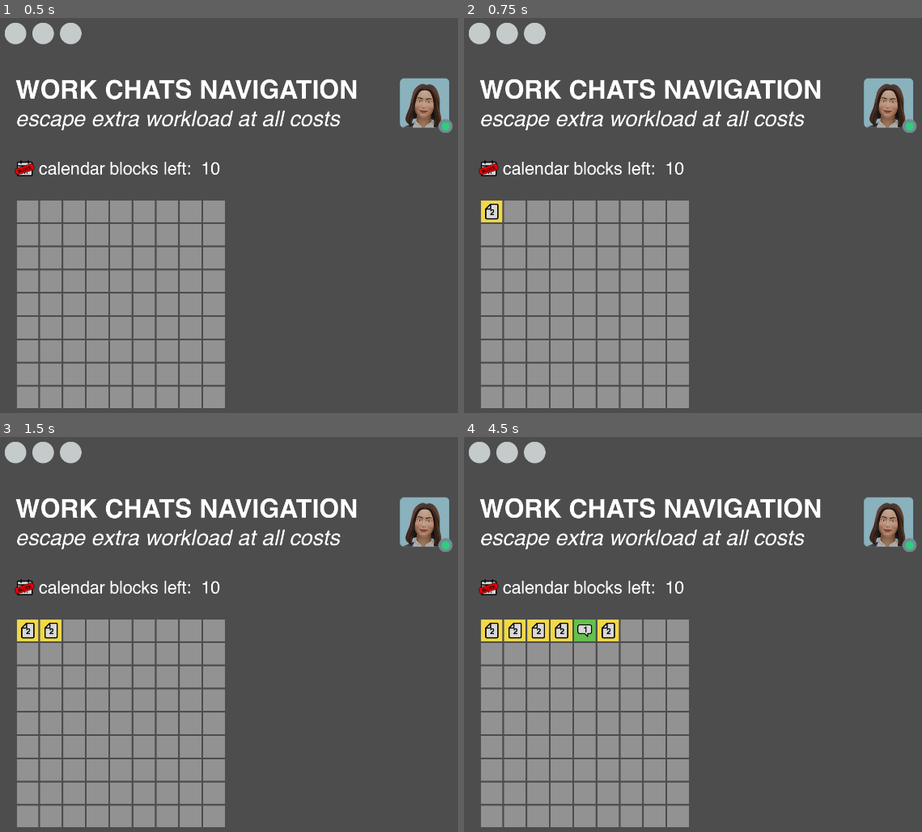
Above: before the commit, frames 1-4 (two rows, left to right).
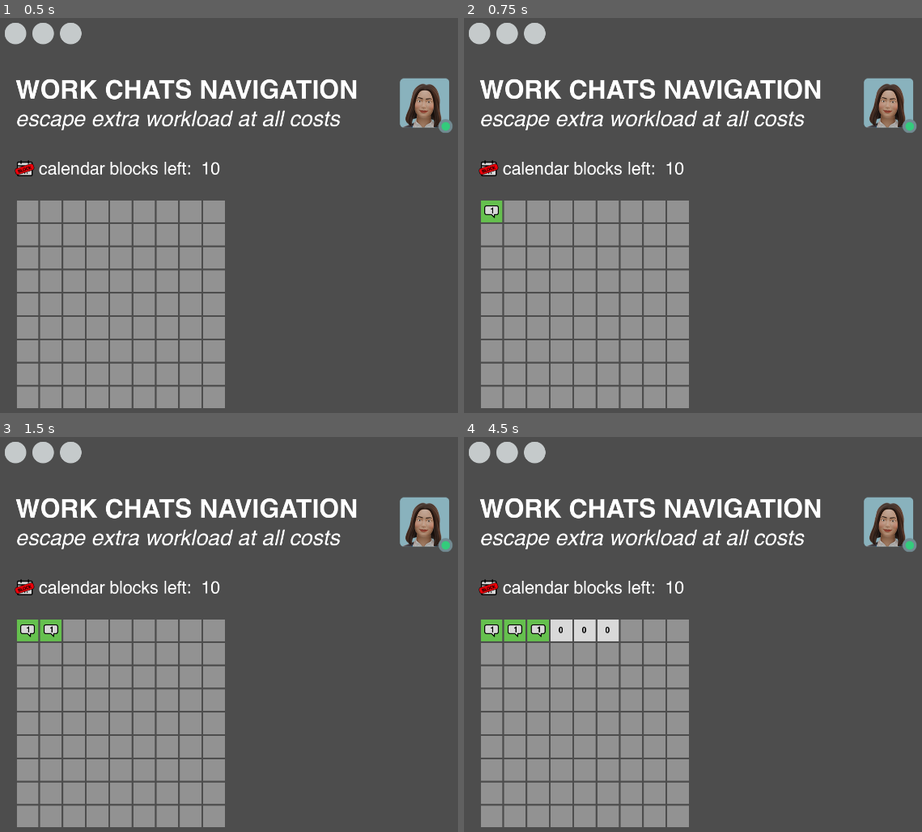
Above: after the commit, the same moments.

Repository: grkovalev/office-game
Game: Godot game, scene res://minesweeper.tscn
The game is run twice, just before and just after one commit, with the same random seed, the same clock (stepped at 60 frames per second) and the same inputs. This scene is started directly instead of the project's main scene.
Inputs (mouse positions are in pixels of both pictures, inside the frame that each line leads up to):
- Up to frame 1 (0.5 s): no input
- Up to frame 2 (0.75 s): click (491, 211) at 0.52 s
- Up to frame 3 (1.5 s): click (50, 630) at 1.27 s
- Up to frame 4 (4.5 s): click (537, 630) at 2.02 s; click (560, 630) at 2.77 s; click (583, 630) at 3.52 s; click (605, 630) at 4.27 s

Frame 1 is identical in both runs. In frame 2, 0.2% of the frame differs, in the area x 3-9%, y 46-52%; in frame 3, 0.5%; in frame 4, 1.4%, in the area x 3-34%, y 46-52%.

Commit message:
fix danger logic

Diff:
--- a/minesweeper.gd
+++ b/minesweeper.gd
@@ -116,38 +116,28 @@
 
 	func _get_danger_level(column_index: int, row_index:int)->int:
 		var cell_state: CellState
-		var row_has_mines:bool = false
-		for i in range(self.rows):
-			cell_state = _get_cell_state(column_index, i)
-			row_has_mines = true
-			if row_has_mines:
-				break
-		var column_has_mines:bool
-		for i in range(self.columns):
-			cell_state = _get_cell_state(i, row_index)
-			column_has_mines = cell_state.has_mine
-			if column_has_mines:
-				break
-		var diff = row_index - column_index
-		var diag1_has_mines: bool = false
-		for r in range(rows):
-			var c = r - diff
-			if c >= 0 and c < columns:
-				cell_state = _get_cell_state(c, r)
-				diag1_has_mines = cell_state.has_mine
-				if diag1_has_mines:
-					break
+		var row_has_mines: bool = (
+			_get_cell_state(column_index, max(row_index - 1, 0)).has_mine or
+			_get_cell_state(column_index, min(row_index + 1, self.rows - 1)).has_mine
+		)
 
-		# Check / diagonal (top-right to bottom-left)
-		var sum_rc = row_index + column_index
-		var diag2_has_mines: bool = false
-		for r in range(rows):
-			var c = sum_rc - r
-			if c >= 0 and c < columns:
-				cell_state = _get_cell_state(c, r)
-				diag2_has_mines = cell_state.has_mine
-				if diag2_has_mines:
-					break
+		# Check column
+		var column_has_mines: bool = (
+			_get_cell_state(max(column_index - 1, 0), row_index).has_mine or
+			_get_cell_state(min(column_index + 1, self.columns - 1), row_index).has_mine
+		)
+
+		# Check diagonal 1 (top-left ↘ bottom-right)
+		var diag1_has_mines: bool = (
+			_get_cell_state(max(column_index - 1, 0), max(row_index - 1, 0)).has_mine or
+			_get_cell_state(min(column_index + 1, self.columns - 1), min(row_index + 1, self.rows - 1)).has_mine
+		)
+
+		# Check diagonal 2 (top-right ↘ bottom-left)
+		var diag2_has_mines: bool = (
+			_get_cell_state(min(column_index + 1, self.columns - 1), max(row_index - 1, 0)).has_mine or
+			_get_cell_state(max(column_index - 1, 0), min(row_index + 1, self.rows - 1)).has_mine
+		)
 		return int(row_has_mines) + int(column_has_mines) + int(diag1_has_mines) + int(diag2_has_mines)
 
 	func open_cell(column_index:int, row_index:int):
